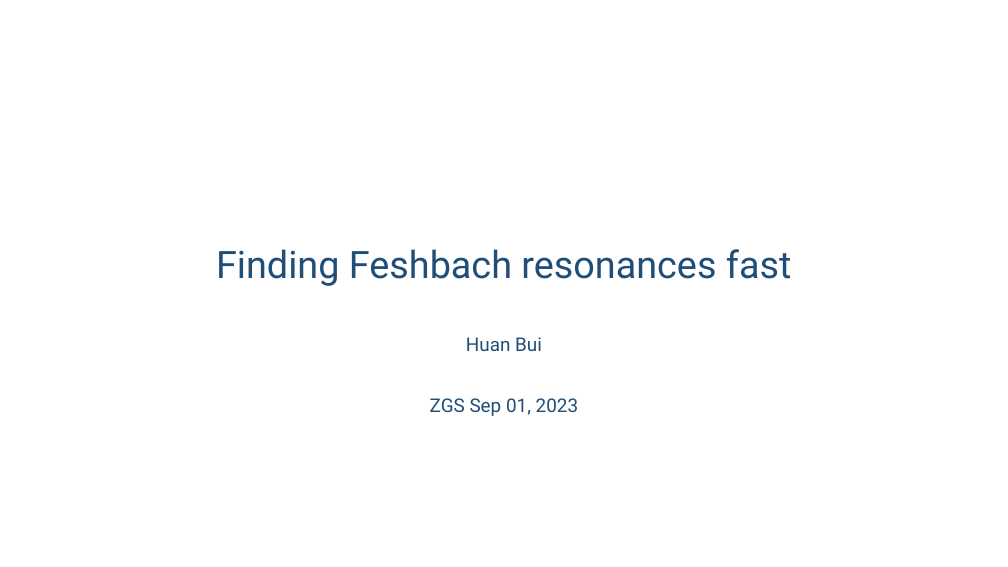
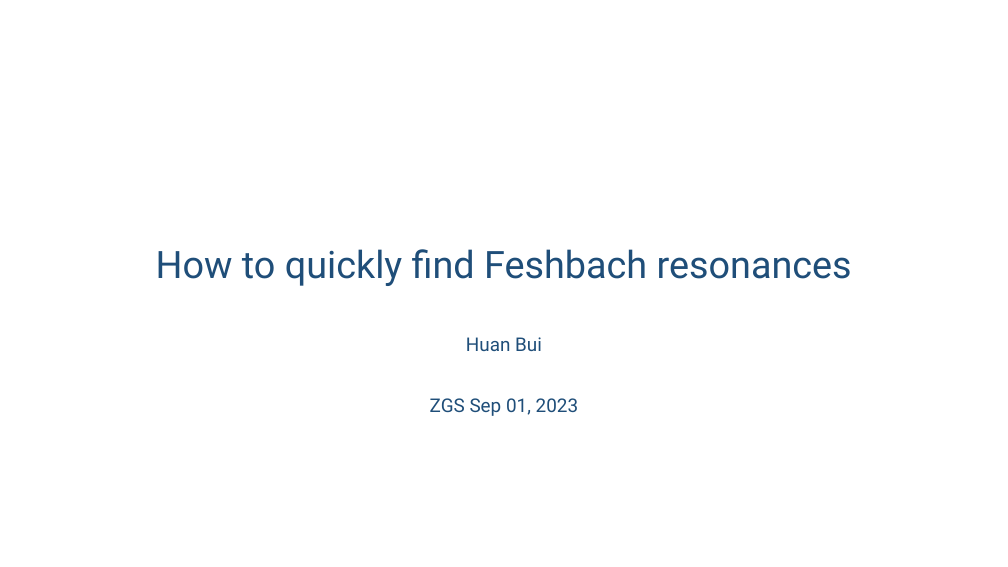
Before and after one commit to huanium/huanium, a slide deck: slide 1 of MIT_PhD/ZGS/ZGS-Sep-01-2023/BUI_ZGS_2023_Sep_01.pptx. Drawn at 1008x567 pixels with LibreOffice and Linux fonts; fonts in the diff are those of the drawing. Boxes give left, top, right and bottom in pixels: in the first picture for what was removed or moved away, otherwise in the second. Text is boxed around its words. In the diff, an @@ line names an element or a change of style, - is before the commit and + after.

```diff
--- a/MIT_PhD/ZGS/ZGS-Sep-01-2023/BUI_ZGS_2023_Sep_01.pptx
+++ b/MIT_PhD/ZGS/ZGS-Sep-01-2023/BUI_ZGS_2023_Sep_01.pptx
@@ title at box(156, 249, 852, 286): text changed @@
-Finding Feshbach resonances fast
+How to quickly find Feshbach resonances
```
Also in this commit, not shown: 4 other slides changed, 4 slides added, 1 slide removed.
